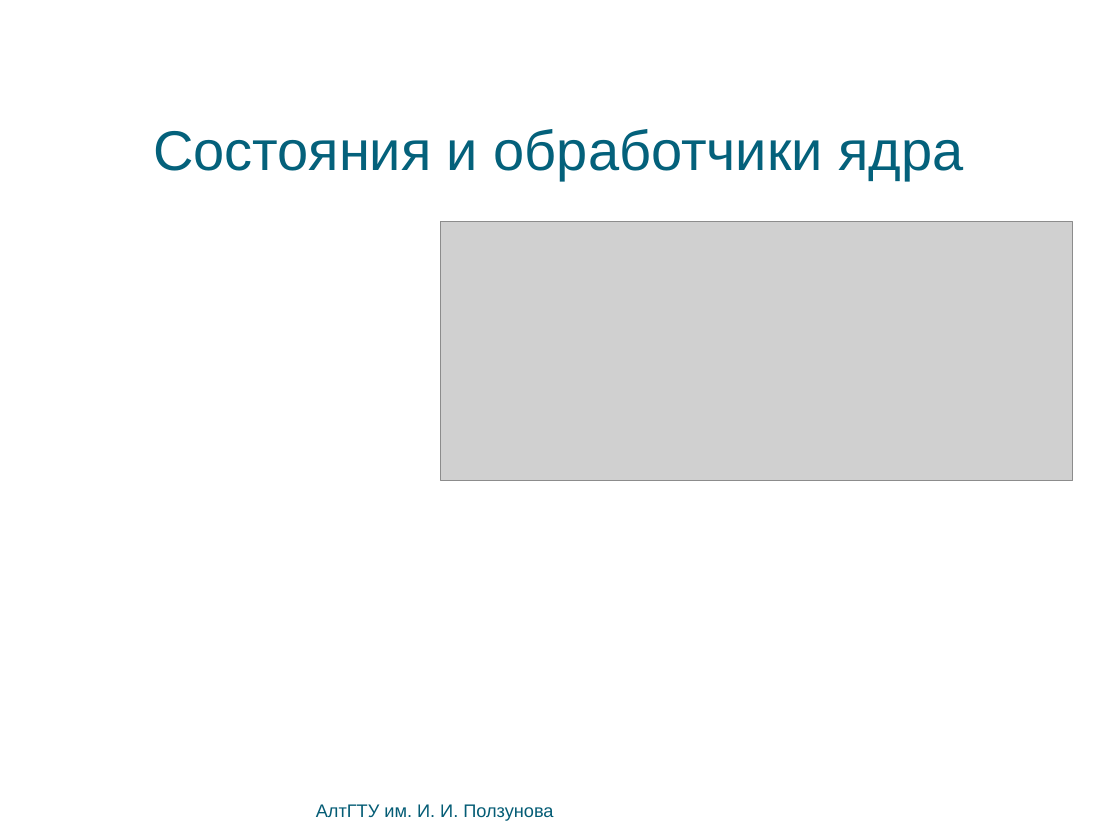
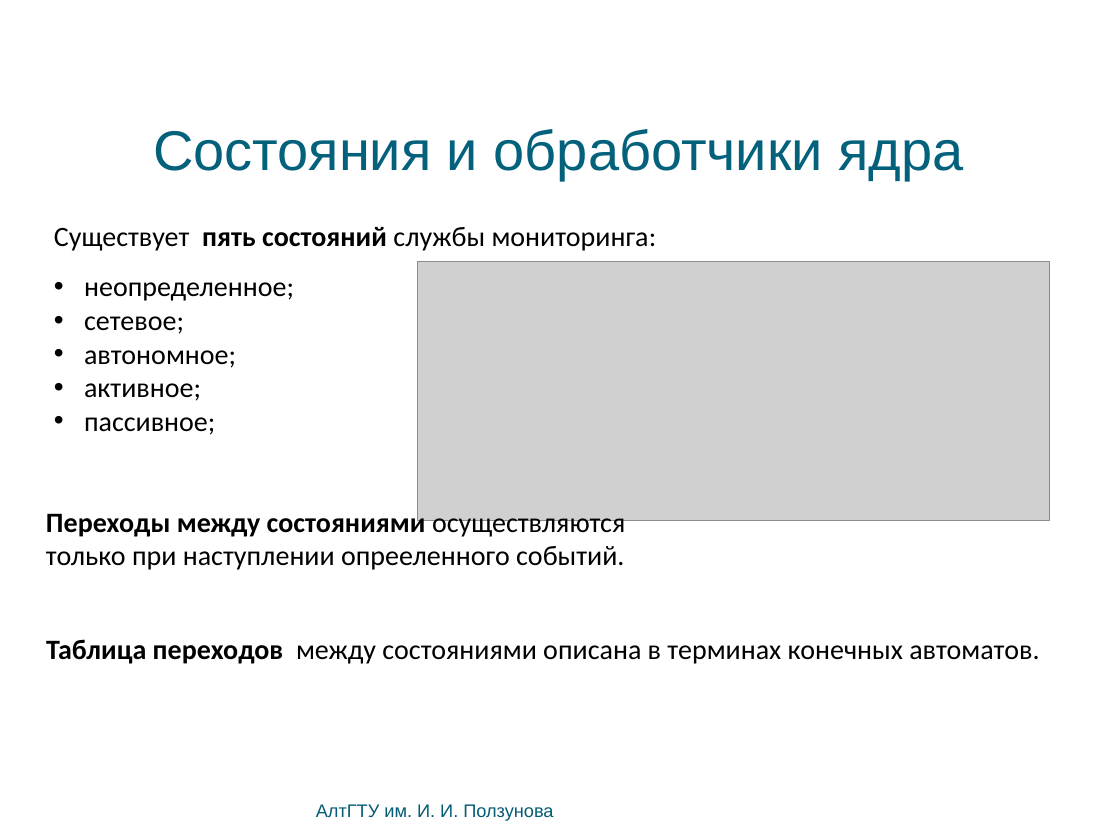
Before and after one commit to bluerain/snoopy, a slide deck: slide 15 of diploma/trunk/ppt/kostyukov.pptx. Drawn at 1120x840 pixels with LibreOffice and Linux fonts; fonts in the diff are those of the drawing; grey boxes stand for pictures; background and template pictures are left out. Boxes give left, top, right and bottom in pixels: in the first picture for what was removed or moved away, otherwise in the second. Text is boxed around its words. In the diff, an @@ line names an element or a change of style, - is before the commit and + after.

```diff
--- a/diploma/trunk/ppt/kostyukov.pptx
+++ b/diploma/trunk/ppt/kostyukov.pptx
@@ text added at (54,227,657,435), 20 pt, text #000000 @@
+Существует пять состояний службы мониторинга:
+• неопределенное;
+• сетевое;
+• автономное;
+• активное;
+• пассивное;
@@ picture: place and size @@
-picture at (441,222,1073,481)
+picture at (417,261,1049,520)
@@ text added at (46,509,625,570), 20 pt, text #000000 @@
+Переходы между состояниями осуществляются только при наступлении опрееленного событий.
@@ text added at (46,639,1039,664), 20 pt, text #000000 @@
+Таблица переходов между состояниями описана в терминах конечных автоматов.
```
Also in this commit, not shown: 3 other slides changed.
